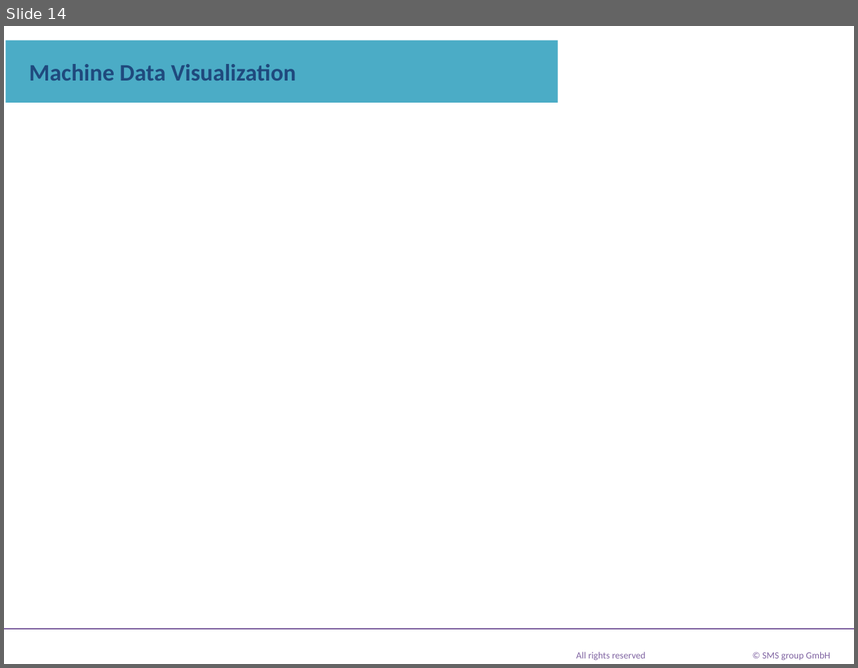
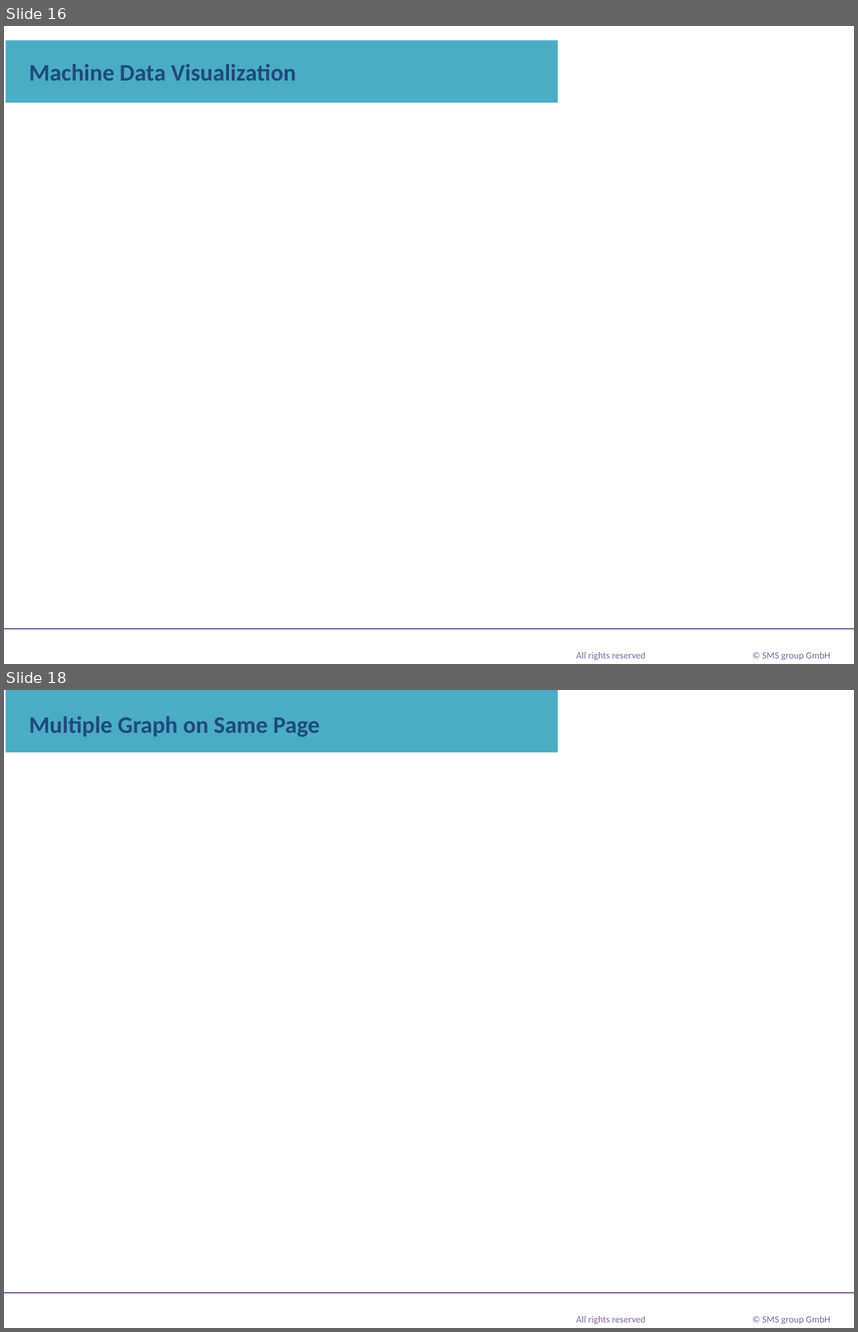
Before and after one commit to mrmanishprasadroy/Dash_Monitoring_Tool, a slide deck: PlotlyDashboard.pptx. Shown one above the other, each under a label of ours: slide 14 before the commit, slides 16 and 18 after it; the slides between them are not shown. The pictures are 858x668 and 858x1332 pixels, drawn with LibreOffice and Linux fonts; fonts in the diff are those of the drawing; background and template pictures are left out. Boxes give left, top, right and bottom in pixels: in the first picture for what was removed or moved away, otherwise in the second. Text is boxed around its words. In the diff, an @@ line names an element or a change of style, - is before the commit and + after.

```diff
--- a/PlotlyDashboard.pptx
+++ b/PlotlyDashboard.pptx
@@ slide 18 added at <box>4,690,854,1328</box>, background picture (left out); not listed: 3 template elements that a slide beside it also shows @@
@@ rectangle added at <box>5,690,558,752</box>, fill #4BACC6, 20 pt, text #1F497D, bold @@
+Multiple Graph on Same Page
@@ what was slide 14 is now slide 16 @@
```
Also in this commit, not shown: 3 slides changed, 5 other slides added, 8 slides removed, 2 other files.
